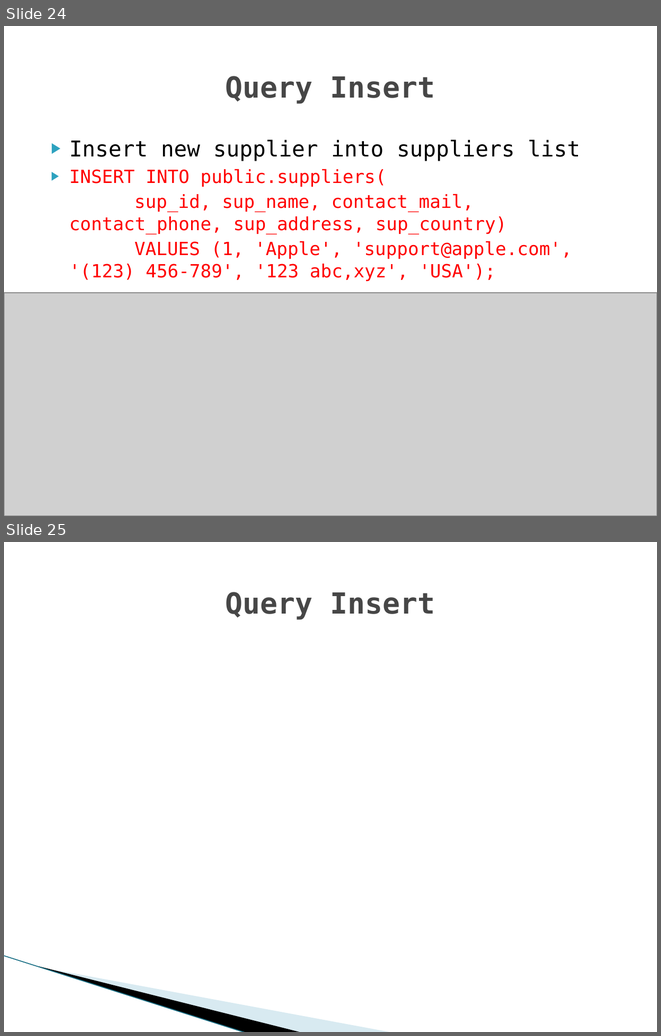
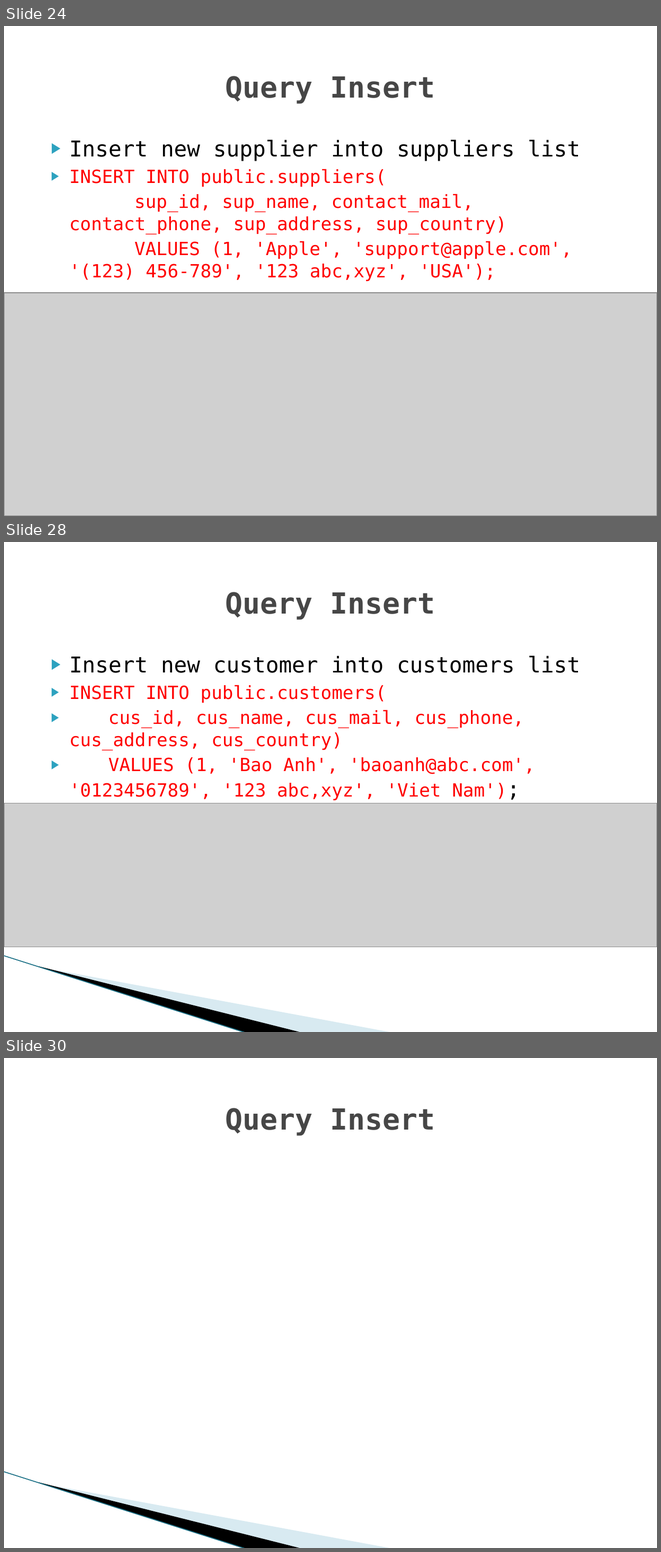
Before and after one commit to iamvucms/SICT, a slide deck: SQL/Project1_database_design_and_query.pptx. Shown one above the other, each under a label of ours: slides 24 and 25 before the commit, slides 24, 28 and 30 after it; the slides between them are not shown. The pictures are 661x1036 and 661x1552 pixels, drawn with LibreOffice and Linux fonts; fonts in the diff are those of the drawing; grey boxes stand for pictures; background and template pictures are left out. Boxes give left, top, right and bottom in pixels: in the first picture for what was removed or moved away, otherwise in the second. Text is boxed around its words. In the diff, an @@ line names an element or a change of style, - is before the commit and + after.

```diff
--- a/SQL/Project1_database_design_and_query.pptx
+++ b/SQL/Project1_database_design_and_query.pptx
@@ slide 28 added at [4, 542, 657, 1032], background #FFFFFF; not listed: 3 template elements that a slide beside it also shows @@
@@ title added at [226, 592, 435, 620], 32 pt, text #464646, bold @@
+Query Insert
@@ text added at [69, 655, 580, 800], 20 pt, text #FF0000 @@
+▶ Insert new customer into customers list
+▶ INSERT INTO public.customers(
+▶ cus_id, cus_name, cus_mail, cus_phone, cus_address, cus_country)
+▶ VALUES (1, 'Bao Anh', 'baoanh@abc.com', '0123456789', '123 abc,xyz', 'Viet Nam');
@@ picture added at [4, 803, 657, 947] @@
@@ what was slide 25 is now slide 30 @@
```
Also in this commit, not shown: 4 slides changed, 4 other slides added, 2 slides removed.
